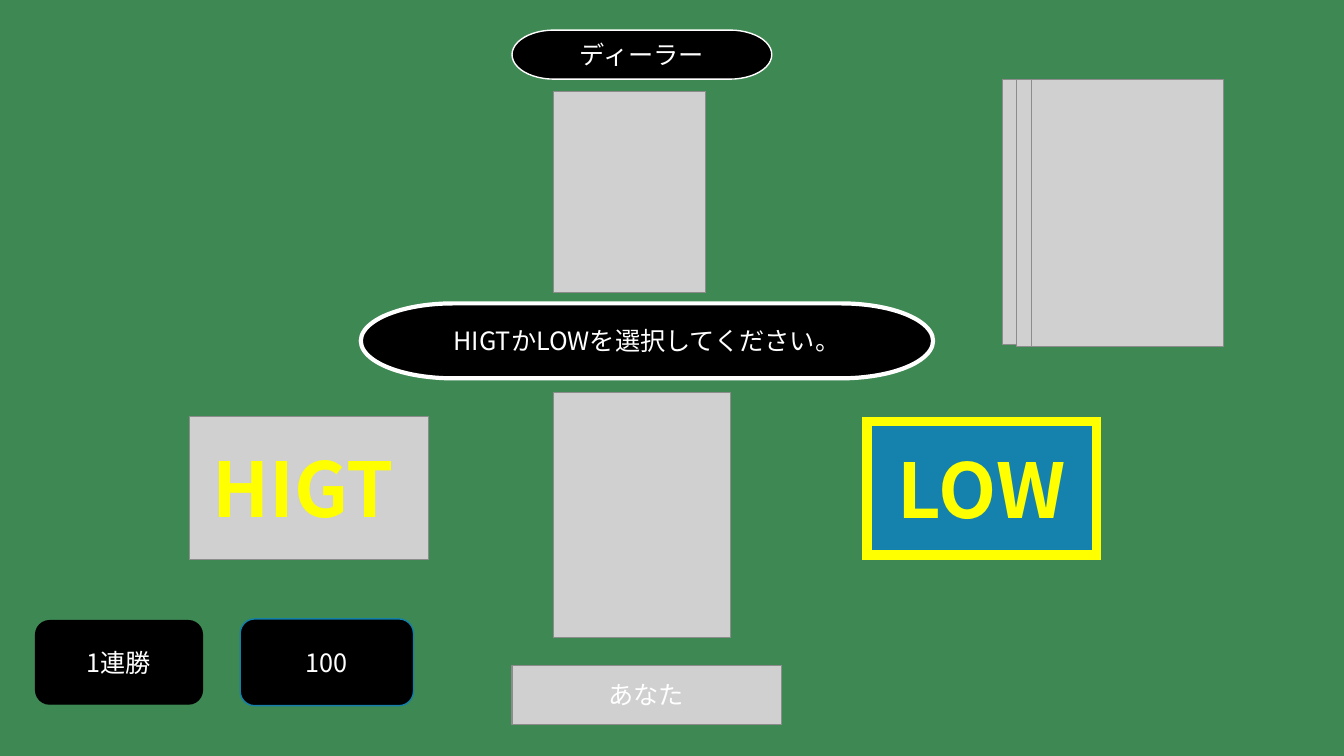
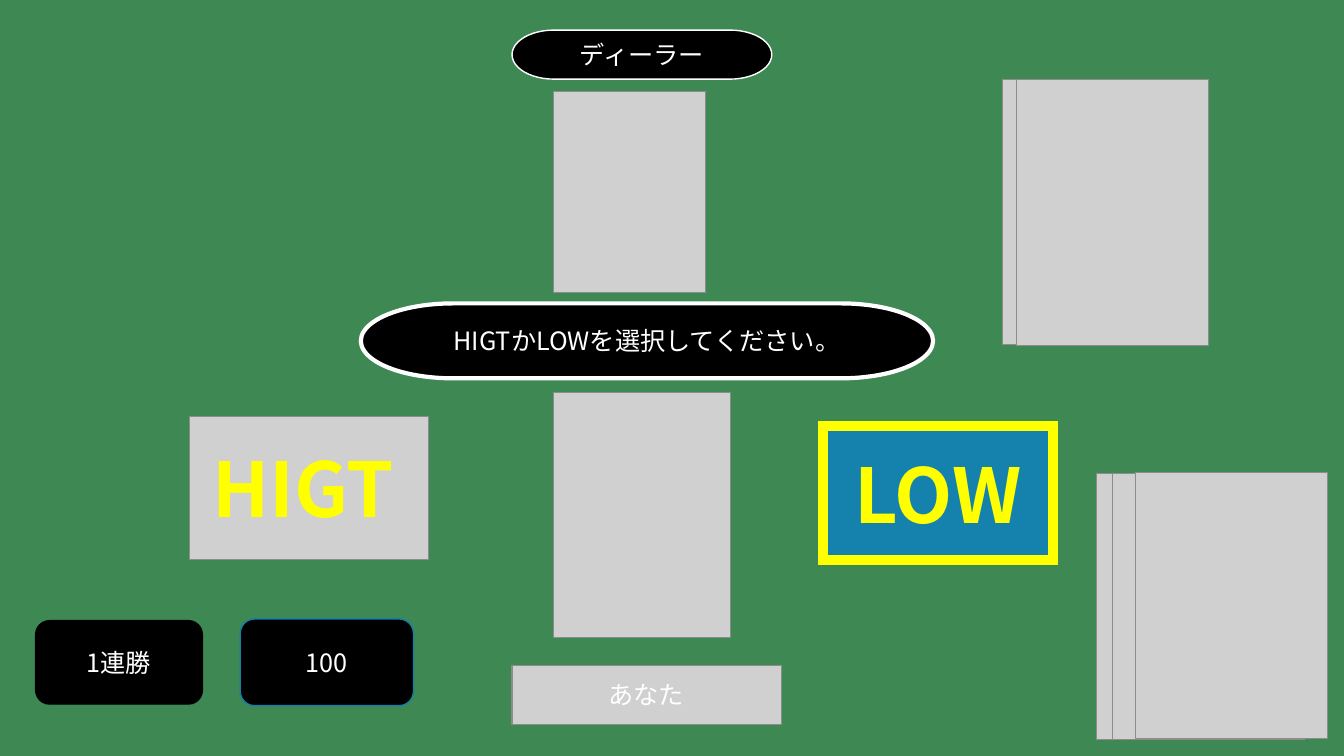
Before and after one commit to t-kobashi09/Highandlow, a slide deck: slide 2 of 設計/画面設計.pptx. Drawn at 1344x756 pixels with LibreOffice and Linux fonts; fonts in the diff are those of the drawing; grey boxes stand for pictures. Boxes give left, top, right and bottom in pixels: in the first picture for what was removed or moved away, otherwise in the second. Text is boxed around its words. In the diff, an @@ line names an element or a change of style, - is before the commit and + after.

```diff
--- a/設計/画面設計.pptx
+++ b/設計/画面設計.pptx
@@ rectangle "LOW": place and size @@
-rectangle "LOW" at box(867, 421, 1097, 555)
+rectangle "LOW" at box(824, 426, 1054, 560)
@@ picture: place and size @@
-picture at box(1031, 80, 1224, 347)
+picture at box(1097, 473, 1290, 740)
@@ picture added at box(1113, 473, 1306, 740) @@
@@ picture added at box(1135, 472, 1328, 739) @@
```
Also in this commit, not shown: 3 other slides changed, 1 other file.
